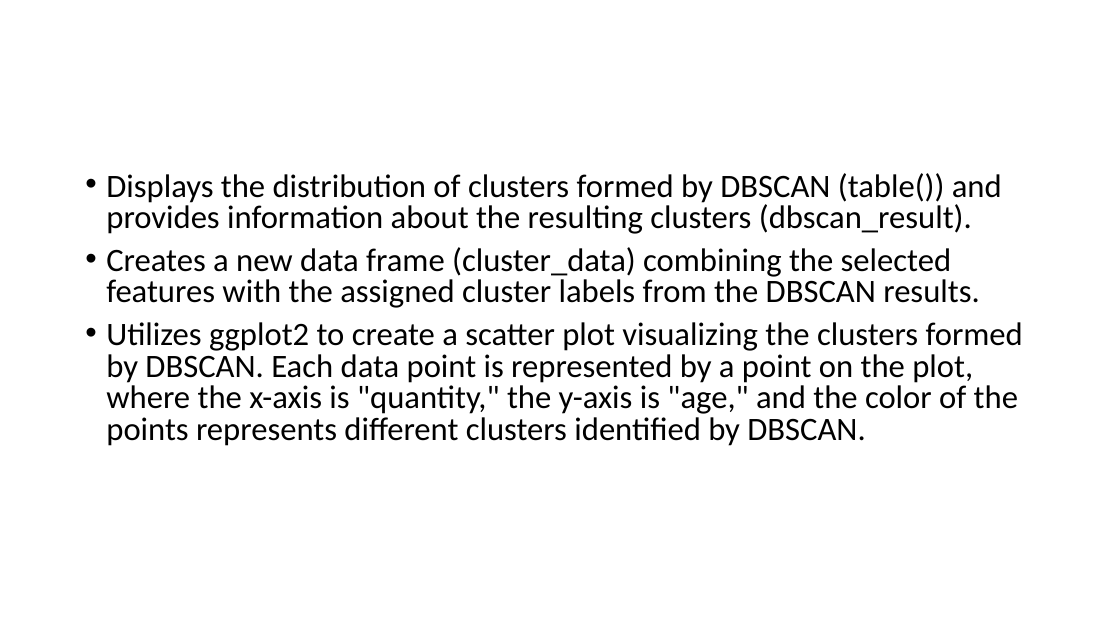
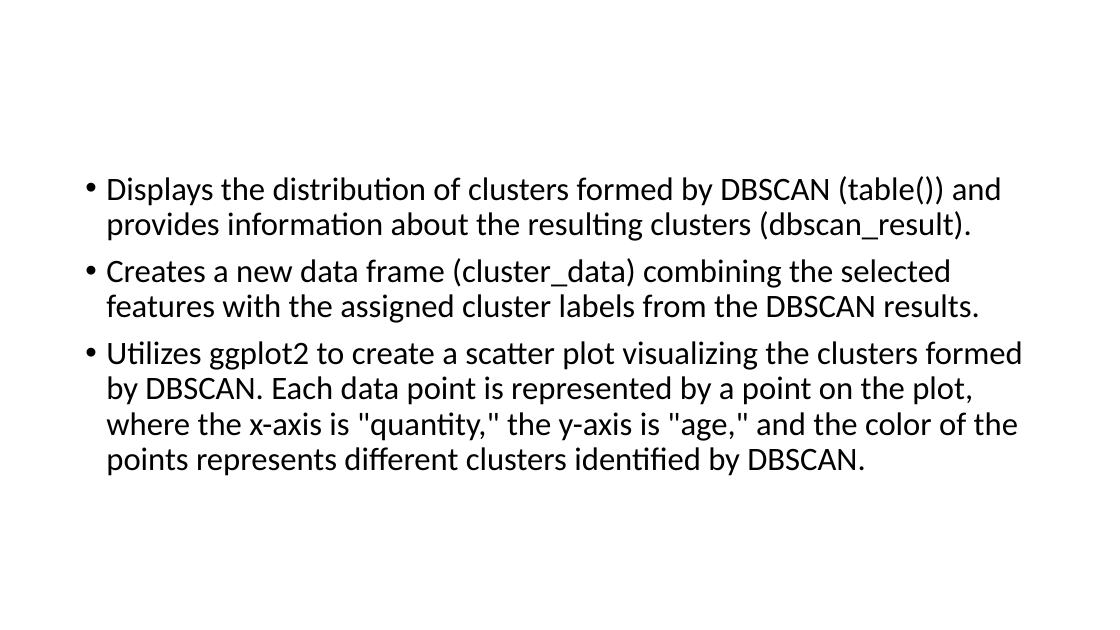
Before and after one commit to Jothish21/Data-Mining-Project-Group4, a slide deck: slide 14 of Group4-Presentation.pptx. Drawn at 1120x630 pixels with LibreOffice and Linux fonts; fonts in the diff are those of the drawing. Boxes give left, top, right and bottom in pixels: in the first picture for what was removed or moved away, otherwise in the second. Text is boxed around its words. In the diff, an @@ line names an element or a change of style, - is before the commit and + after.

```diff
--- a/Group4-Presentation.pptx
+++ b/Group4-Presentation.pptx
@@ text "Displays the distribution of clusters ..." at [106, 176, 1023, 476]: line spacing 0.8 to 0.9 @@
```
Also in this commit, not shown: 4 other slides changed, 5 slides added, 5 slides removed, 1 other file.
